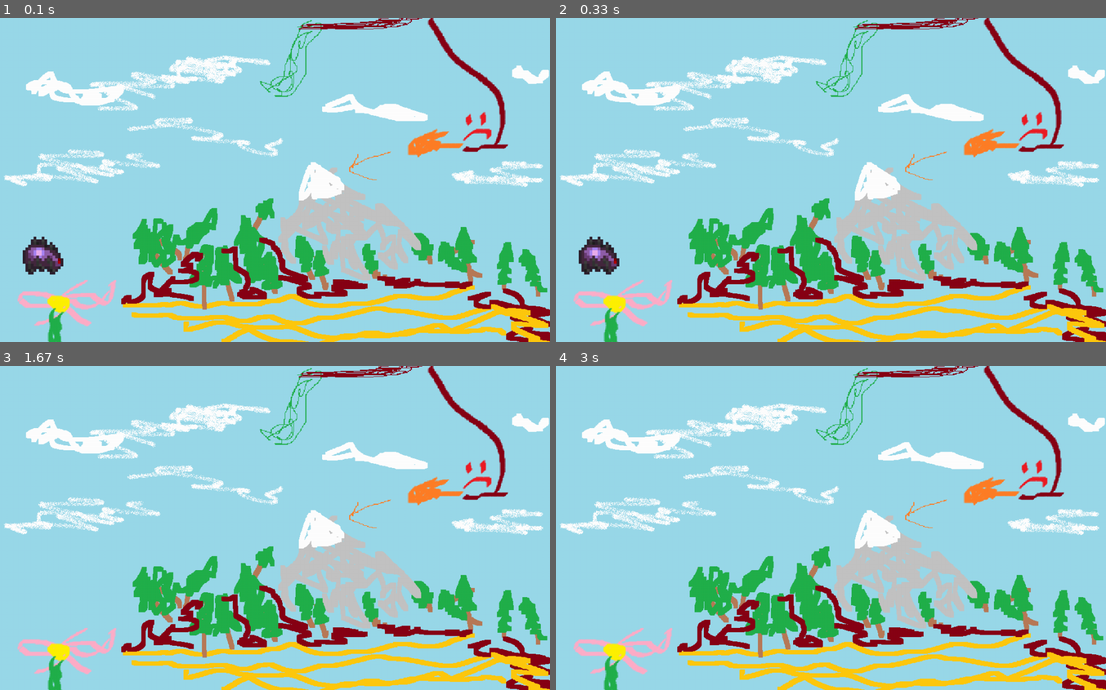
Above: before the commit, frames 1-4 (two rows, left to right).
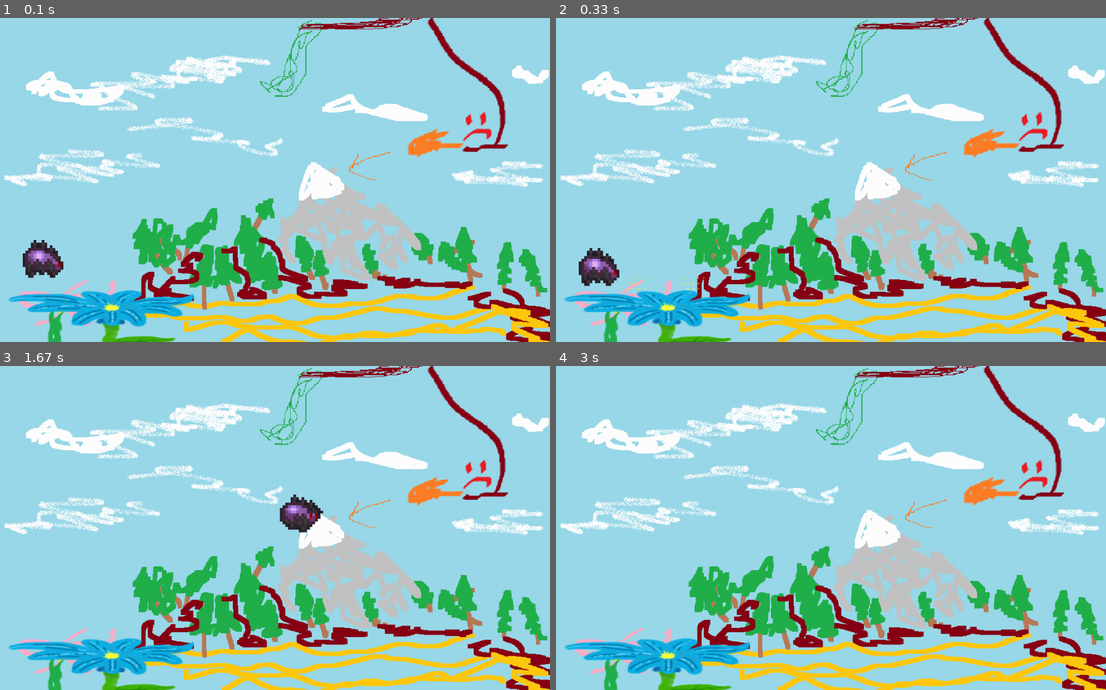
Above: after the commit, the same moments.

Repository: SwampWood/PyGame-shit
Game: pygame game, started from main.py
Two runs of this game, one before a commit and one after it. Both use one fixed random seed, a clock stepped at 60 frames per second and the inputs below.
Inputs:
- Up to frame 1 (0.1 s): no input
- Up to frame 2 (0.33 s): no input
- Up to frame 3 (1.67 s): hold Space 0.33-0.8 s; hold D 0.33-0.8 s; hold D 0.83-1.3 s; tap Space at 0.9, 1.2, 1.4 s; hold D from 1.33 s (still down)
- Up to frame 4 (3 s): tap Space at 1.7, 1.9, 2.2 s; release D at 1.8 s; hold A 1.83-2.37 s

The runs differ from the first frame. In frame 1, 3.0% of the frame differs, in the area x 1-36%, y 67-100%; in frame 2, 3.4%; in frame 3, 3.2%; in frame 4, 2.6%.

Commit message:
Flower got chonky, platforms now steppable.

Diff:
--- a/main.py
+++ b/main.py
@@ -13,6 +13,7 @@
 all_sprites = pygame.sprite.Group()
 all_enemies = pygame.sprite.Group()
 all_allies = pygame.sprite.Group()
+all_platforms = pygame.sprite.Group()
 horizontal_borders = pygame.sprite.Group()
 
 
@@ -43,7 +44,7 @@
 class Particle(pygame.sprite.Sprite):
     # сгенерируем частицы разного размера
     fire = [load_image("particle.png")]
-    for scale in (2, 3, 4):
+    for scale in (1, 2, 3):
         fire.append(pygame.transform.scale(fire[0], (scale, scale)))
 
     def __init__(self, pos, dx, dy):
@@ -57,18 +58,19 @@
         self.rect.x, self.rect.y = pos
 
         # гравитация будет одинаковой (значение константы)
-        self.gravity = -3
+        self.gravity = -0.5
 
     def update(self, check):
         # применяем гравитационный эффект:
         # движение с ускорением под действием гравитации
         self.velocity[1] += self.gravity
-        self.velocity[0] += self.gravity
+        if self.velocity[0]:
+            self.velocity[0] += self.gravity * (self.velocity[0] // abs(self.velocity[0]))
         # перемещаем частицу
-        self.rect.x += self.velocity[0]
-        self.rect.y += self.velocity[1]
+        self.rect.x += int(self.velocity[0])
+        self.rect.y += int(self.velocity[1])
         # убиваем, если частица ушла за экран
-        if self.velocity[1] <= 0 or self.velocity[0] <= 0:
+        if self.velocity[1] >= 0 or self.velocity[0] == 0:
             self.kill()
 
 
@@ -129,11 +131,15 @@
         if check[pygame.K_SPACE]:
             if self.y_velocity == 0 and not self.drop:
                 self.y_velocity = -20
+                self.rect.y -= 5
                 if self.x_velocity >= 25:
                     self.x_velocity = 60
                 elif self.x_velocity <= -25:
                     self.x_velocity = -60
                 self.drop = True
+        self.drop = not pygame.sprite.spritecollideany(self, all_platforms)
+        if pygame.sprite.spritecollideany(self, all_platforms):
+            self.y_velocity = 0
         if self.drop:
             if pygame.sprite.spritecollideany(self, horizontal_borders) and self.y_velocity <= 0 and self.rect.y < 5:
                 self.y_velocity = -self.y_velocity
@@ -152,11 +158,10 @@
     images = [load_image("Platforms_1.png"), load_image("Platforms_1.png"),
               load_image("Platforms_1.png"), load_image("Platforms_1.png")]
 
-    def __init__(self, x, y):
+    def __init__(self, x, y, type_):
         super().__init__(all_sprites)
-        self.current = 1
-        self.wait = 10
-        self.image = Spider.images_movement_right[self.current]
+        self.add(all_platforms)
+        self.image = FlowerPlatform.images[type_]
         self.rect = self.image.get_rect()
         self.mask = pygame.mask.from_surface(self.image)
         self.particles = False
@@ -165,11 +170,21 @@
 
     def update(self, check):
         if not self.particles and pygame.sprite.spritecollideany(self, all_allies):
-            for i in range(random.randint(30, 50)):
-                Particle((self.rect.x // 2, self.rect.y // 5), random.randint(-20, 20), random.randint(0, 20))
+            for i in range(random.randint(60, 100)):
+                Particle((self.rect.x + 19 * self.rect.width // 36, self.rect.y + self.rect.height // 8),
+                         random.randint(-10, 10), random.randint(-2, 0))
+            self.particles = True
+        elif not pygame.sprite.spritecollideany(self, all_allies):
+            self.particles = False
+
+
+def create_map():
+    # Здесь будем использовать различные классы для создания карты
+    FlowerPlatform(20, 500, 0)
 
 
 background = load_image("background.png")
+create_map()
 player = Spider()
 Border(0, -2, 1024)
 Border(-200, 700, 1224)
--- a/map.py
+++ /dev/null
@@ -1,3 +0,0 @@
-from main import *
-
-# Здесь будем использовать различные классы для создания карты
Binary file changed: data/Platforms_1.png
